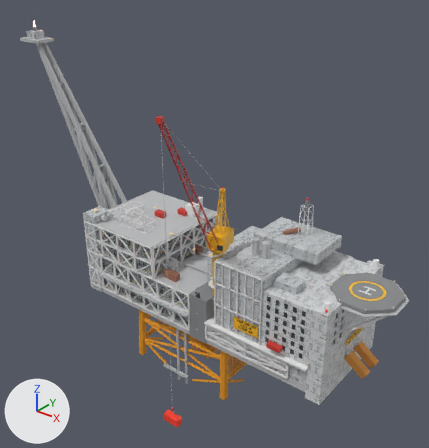
An edit to the glTF model web/public/intro/platform.glb, drawn before and after from the same camera.
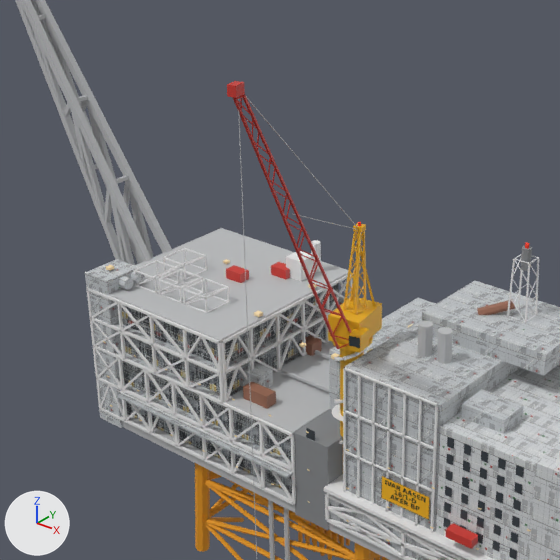
The first picture shows the older version from a 50 mm lens placed at (119.2, -153.6, 154.4), pointed at (-3.1, -0.8, 59.7). The close-ups show the older and then the newer version on the part from 9% to 76% of the width and 17% to 80% of the height of that picture. Only the edits that show in the close-ups are written down. Every picture has the same lights, and +X, +Y and +Z are marked at lower left. Vertices at exactly the same position are counted once.

Before the edit, the objects in view are built like this:
```python
me_platform_platcrane = bpy.data.meshes.new('Platform_PlatCrane')
me_platform_platcrane.from_pydata(...)  # 384 vertices, 444 faces; spans x 4.5..13.7, y -17.7..-7.1, z 32.1..79.4
me_platform_platcrane.materials.append(mat_platcrane)  # yellow #e7ad19
me_platform_platorange = bpy.data.meshes.new('Platform_PlatOrange')
me_platform_platorange.from_pydata(...)  # 624 vertices, 648 faces; spans x -35.0..39.5, y -46.6..13.2, z 13.6..112.5
me_platform_platorange.materials.append(mat_platorange)  # red #cb3830
me_platform_platsign = bpy.data.meshes.new('Platform_PlatSign')
me_platform_platsign.from_pydata(...)  # 4 vertices, 2 faces; spans x 20.0..30.0, y -19.3, z 34.6..39.2
me_platform_platsign.materials.append(mat_platsign)  # picture img_sign_ivaraasen_16_1_d_akerbp_480x221
ob_platform_platcrane = bpy.data.objects.new('Platform_PlatCrane', me_platform_platcrane)
ob_platform_platcrane.location = (0.0, 0.0, 0.0)
ob_platform_platorange = bpy.data.objects.new('Platform_PlatOrange', me_platform_platorange)
ob_platform_platorange.location = (0.0, 0.0, 0.0)
ob_platform_platsign = bpy.data.objects.new('Platform_PlatSign', me_platform_platsign)
ob_platform_platsign.location = (0.0, 0.0, 0.0)
# also in view: 'Platform_PlatWindow' at (43.5, 0.0, 42.9); 'Platform_PlatModule' at (-26.0, -1.1, 70.5); 'Platform_PlatSteel' at (-17.3, -12.1, 56.1); 'Platform_PlatInterior' at (-26.2, 0.0, 38.5); 'Platform_PlatDark' at (-16.0, -4.2, 71.4)
```
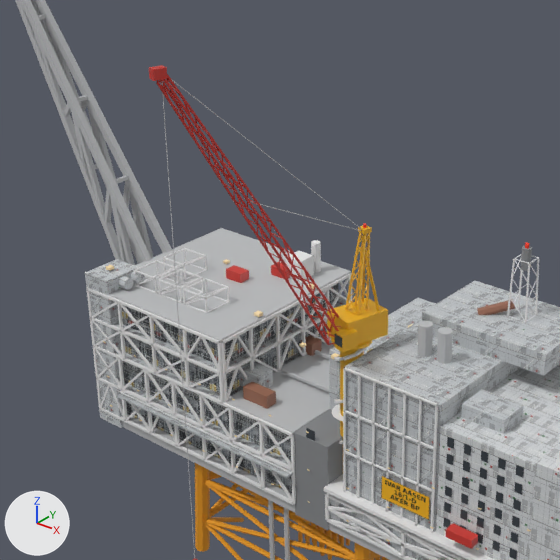
What differs and where, as boxes [x1, y1, x2, y2] in the close-ups (560 x 560 px; the box of a moved part takes in the faces that stretch with it):
'Platform_PlatOrange', reshaped: before [226, 81, 478, 549]; after [149, 65, 478, 560]
'Platform_PlatCrane', reshaped (13% wider): before [328, 223, 382, 437]; after [327, 226, 388, 437]
part 1 of me_platform_platcrane, moved or reshaped: before [328, 297, 382, 346]; after [327, 298, 388, 345]
part 2 of me_platform_platcrane, moved or reshaped: before [349, 327, 369, 353]; after [335, 328, 358, 353]
part 3 of me_platform_platcrane, moved or reshaped: before [355, 232, 361, 314]; after [357, 234, 367, 315]
part 4 of me_platform_platcrane, moved or reshaped: before [363, 230, 367, 310]; after [366, 233, 370, 310]
part 5 of me_platform_platcrane, moved or reshaped: before [352, 232, 359, 305]; after [354, 234, 364, 306]
part 6 of me_platform_platcrane, moved or reshaped: before [343, 223, 375, 314]; after [345, 226, 380, 315]
part 7 of me_platform_platorange, moved or reshaped (mostly hidden): before [242, 94, 343, 319]; after [167, 74, 339, 318]
part 8 of me_platform_platorange, moved or reshaped: before [324, 310, 341, 316]; after [312, 303, 335, 314]
part 9 of me_platform_platorange, moved or reshaped: before [232, 97, 331, 335]; after [159, 80, 330, 332]
part 10 of me_platform_platorange, moved or reshaped: before [227, 81, 351, 349]; after [149, 65, 341, 345]

Diff of the bpy script that builds the scene:
```diff
--- a/web/public/intro/platform.glb.py
+++ b/web/public/intro/platform.glb.py
@@ me_platform_platcrane @@
 # used by ob_platform_platcrane; location = (0.0, 0.0, 0.0)
-me_platform_platcrane.from_pydata(...)  # 384 vertices, 444 faces; spans x 4.5..13.7, y -17.7..-7.1, z 32.1..79.4
+me_platform_platcrane.from_pydata(...)  # 384 vertices, 444 faces; spans x 4.8..12.8, y -19.1..-7.0, z 32.1..79.4
+# me_platform_platcrane part 1: the loose piece of 8 vertices spanning x 4.5..12.0, y -16.6..-7.1, z 59.6..64.4 is turned -25.5 degrees about the z axis through its middle, then moved by (0.5, 0.0, 0.0)
+# me_platform_platcrane part 2: the loose piece of 8 vertices spanning x 10.9..13.7, y -17.7..-14.2, z 60.1..63.1 is turned -25.5 degrees about the z axis through its middle, then moved by (-1.6, -1.4, 0.0)
+# me_platform_platcrane part 3: the loose piece of 8 vertices spanning x 8.4..9.8, y -13.5..-10.8, z 64.5..78.7 is multiplied about its middle by the matrix ((0.999, 0.008, 0.049), (-0.008, 1.0, -0.002), (-0.049, 0.002, 0.999)), then moved by (0.8, 0.0, 0.0)
+# me_platform_platcrane part 4: the loose piece of 8 vertices spanning x 8.4..9.8, y -10.9..-9.8, z 64.3..78.6 is multiplied about its middle by the matrix ((0.999, 0.003, 0.049), (-0.003, 1.0, -0.002), (-0.049, 0.002, 0.999)), then moved by (0.8, 0.0, 0.0)
+# me_platform_platcrane part 5: the loose piece of 8 vertices spanning x 6.9..7.7, y -10.9..-9.8, z 64.2..78.5 is multiplied about its middle by the matrix ((0.999, 0.003, 0.049), (-0.003, 1.0, -0.002), (-0.049, 0.002, 0.999)), then moved by (0.8, 0.0, 0.0)
+# me_platform_platcrane part 6: 136 of 384 vertices moved; they spanned x 5.3..10.2, y -13.5..-8.4, z 64.4..79.4 and now span x 7.1..11.9, y -13.5..-8.3, z 64.4..79.4; mean shift (0.9, 0.0, 0.0); largest move (9.9, -8.4, 64.4) -> (11.8, -9.4, 64.4)
+# other edits to the shape of me_platform_platcrane do not show in these pictures
 me_platform_platcrane.materials.append(mat_platcrane)
@@ me_platform_platorange @@
 # used by ob_platform_platorange; location = (0.0, 0.0, 0.0)
-me_platform_platorange.from_pydata(...)  # 624 vertices, 648 faces; spans x -35.0..39.5, y -46.6..13.2, z 13.6..112.5
+me_platform_platorange.from_pydata(...)  # 624 vertices, 648 faces; spans x -35.0..39.5, y -46.6..13.2, z 26.6..112.1
+# me_platform_platorange part 7: the loose piece of 8 vertices spanning x 8.6..14.5, y -44.4..-14.2, z 61.8..111.3 is multiplied about its middle by the matrix ((0.903, 0.43, -0.003), (-0.43, 0.903, -0.011), (-0.002, 0.011, 1.0)), then moved by (-7.4, 0.0, -0.1)
+# me_platform_platorange part 8: the loose piece of 8 vertices spanning x 7.8..9.2, y -20.4..-16.3, z 65.1..67.5 is turned -25.3 degrees about the z axis through its middle, then moved by (-2.3, 0.5, 0.0)
+# me_platform_platorange part 9: the loose piece of 8 vertices spanning x 6.8..13.9, y -45.3..-16.4, z 60.7..110.9 is multiplied about its middle by the matrix ((0.902, 0.431, -0.002), (-0.431, 0.902, -0.011), (-0.003, 0.011, 1.0)), then moved by (-7.9, 0.7, -0.2)
+# me_platform_platorange part 10: 392 of the vertices in x 8.7..15.5, y -46.6..-14.3, z 59.6..112.5 are multiplied about their middle by the matrix ((0.903, 0.43, -0.003), (-0.43, 0.903, -0.011), (-0.002, 0.011, 1.0)), then moved by (-7.9, -0.1, -0.2)
+# other edits to the shape of me_platform_platorange do not show in these pictures
 me_platform_platorange.materials.append(mat_platorange)
```
